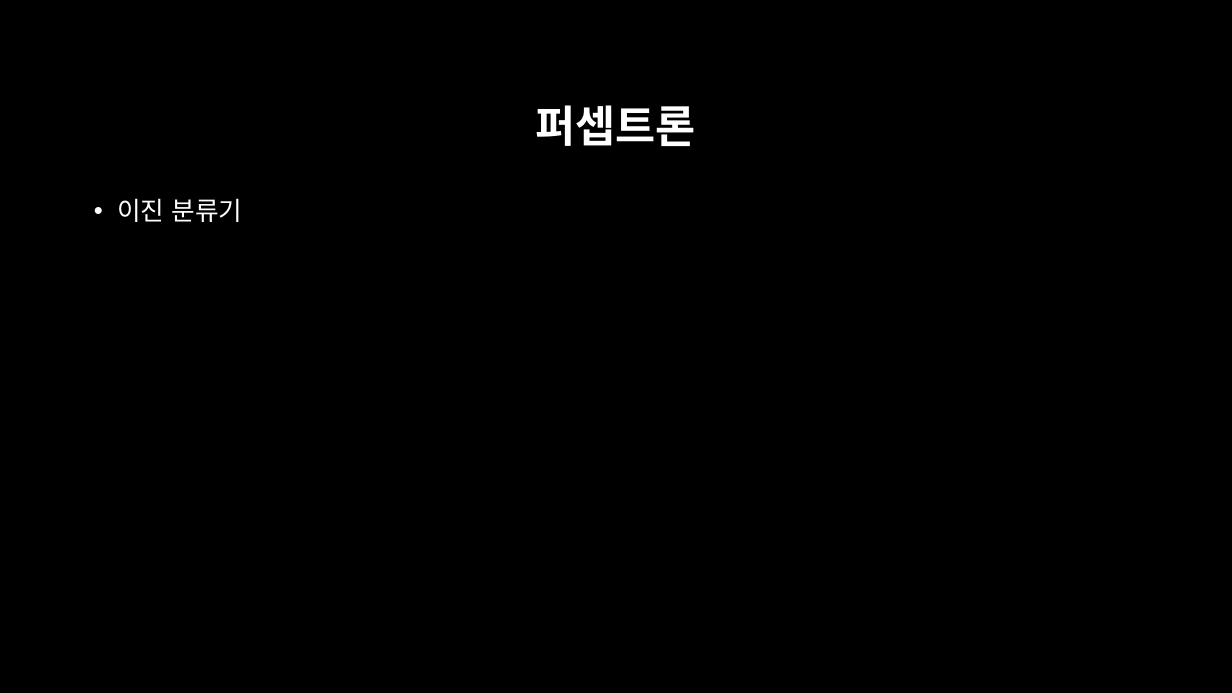
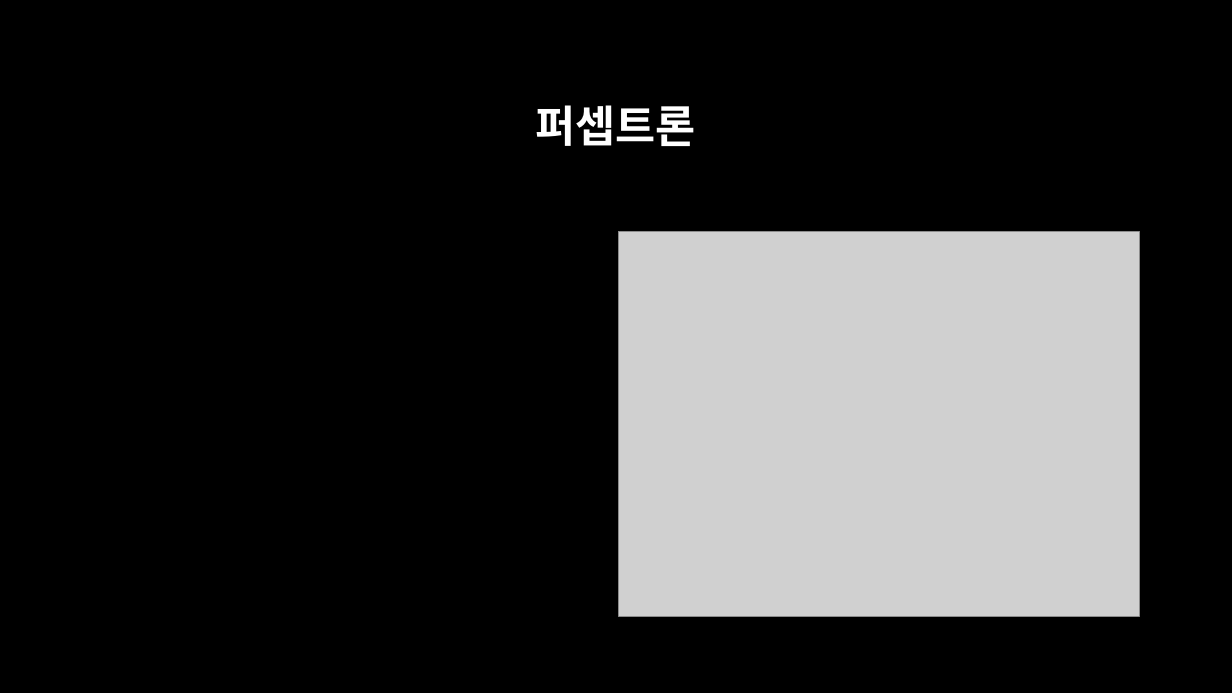
Before and after one commit to across0406/2017-GNU-Science-Camp-of-Computer-Science, a slide deck: slide 6 of ppt/4. 퍼셉트론 및 신경망.pptx (slide 3 before the commit). Drawn at 1232x693 pixels with LibreOffice and Linux fonts; fonts in the diff are those of the drawing; grey boxes stand for pictures; background and template pictures are left out. Boxes give left, top, right and bottom in pixels: in the first picture for what was removed or moved away, otherwise in the second. Text is boxed around its words. In the diff, an @@ line names an element or a change of style, - is before the commit and + after.

```diff
--- a/ppt/4. 퍼셉트론 및 신경망.pptx
+++ b/ppt/4. 퍼셉트론 및 신경망.pptx
@@ text removed at (117,198,242,222) @@
-• 이진 분류기
@@ picture added at (619,231,1140,616) @@
```
Also in this commit, not shown: 2 other slides changed, 6 slides added, 6 other files.
